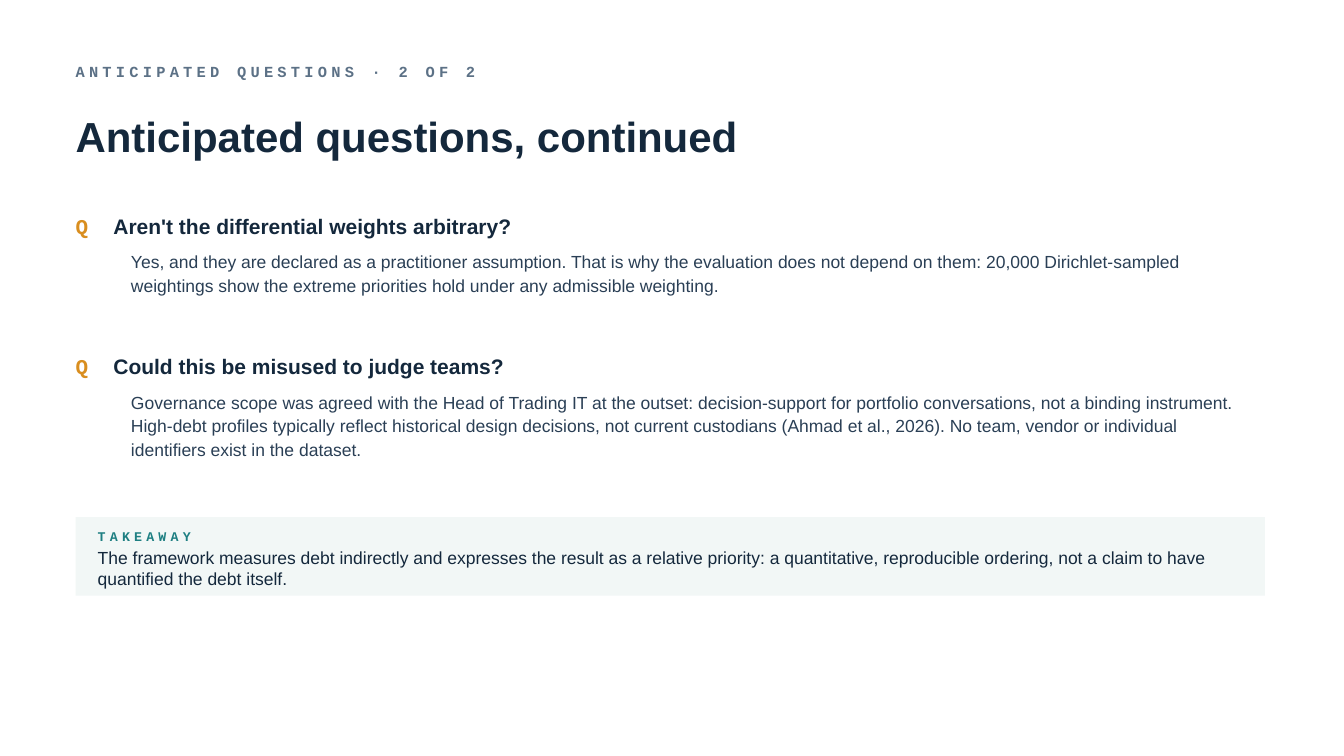
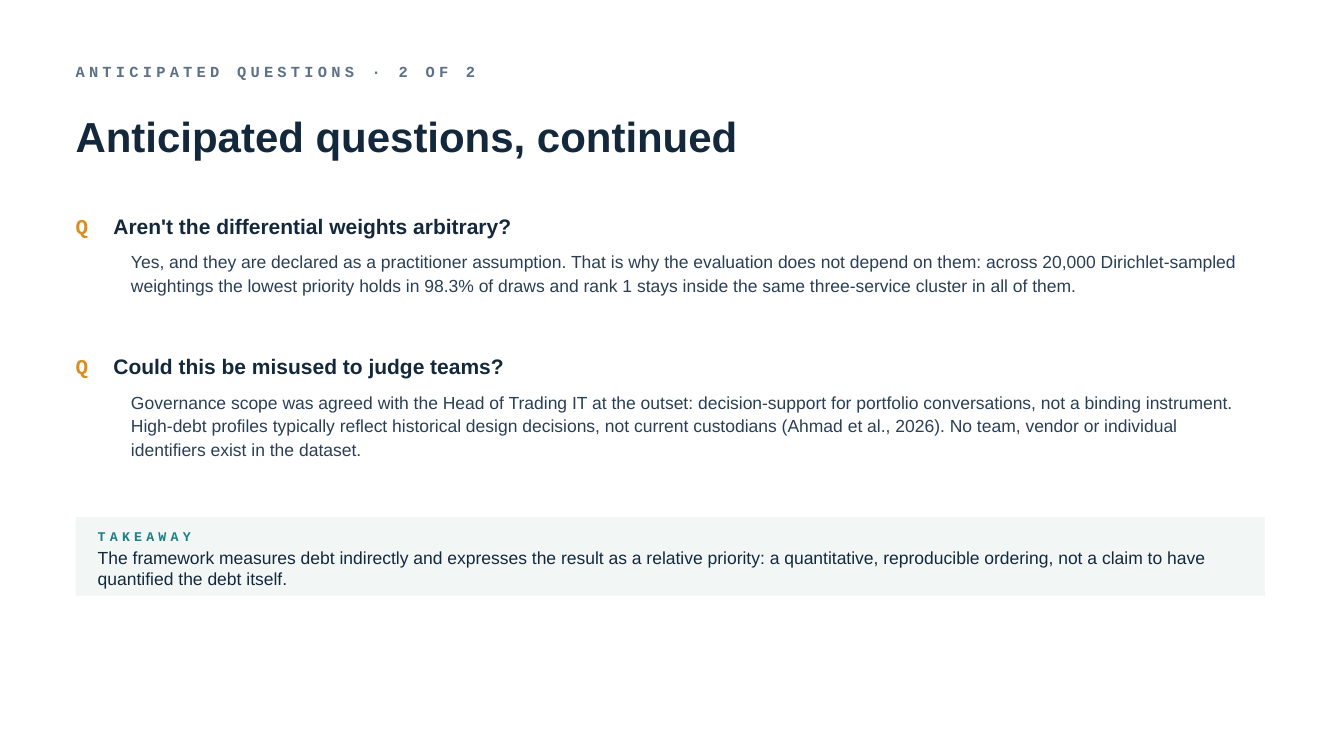
Before and after one commit to TobiZeier/MScProject, a slide deck: slide 14 of presentation/defense.pptx. Drawn at 1344x756 pixels with LibreOffice and Linux fonts; fonts in the diff are those of the drawing. Boxes give left, top, right and bottom in pixels: in the first picture for what was removed or moved away, otherwise in the second. Text is boxed around its words. In the diff, an @@ line names an element or a change of style, - is before the commit and + after.

```diff
--- a/presentation/defense.pptx
+++ b/presentation/defense.pptx
@@ text at [131, 255, 1236, 296]: text changed @@
-Yes, and they are declared as a practitioner assumption. That is why the evaluation does not depend on them: 20,000 Dirichlet-sampled weightings show the extreme priorities hold under any admissible weighting.
+Yes, and they are declared as a practitioner assumption. That is why the evaluation does not depend on them: across 20,000 Dirichlet-sampled weightings the lowest priority holds in 98.3% of draws and rank 1 stays inside the same three-service cluster in all of them.
```
Also in this commit, not shown: 10 other slides changed, 24 other files.
